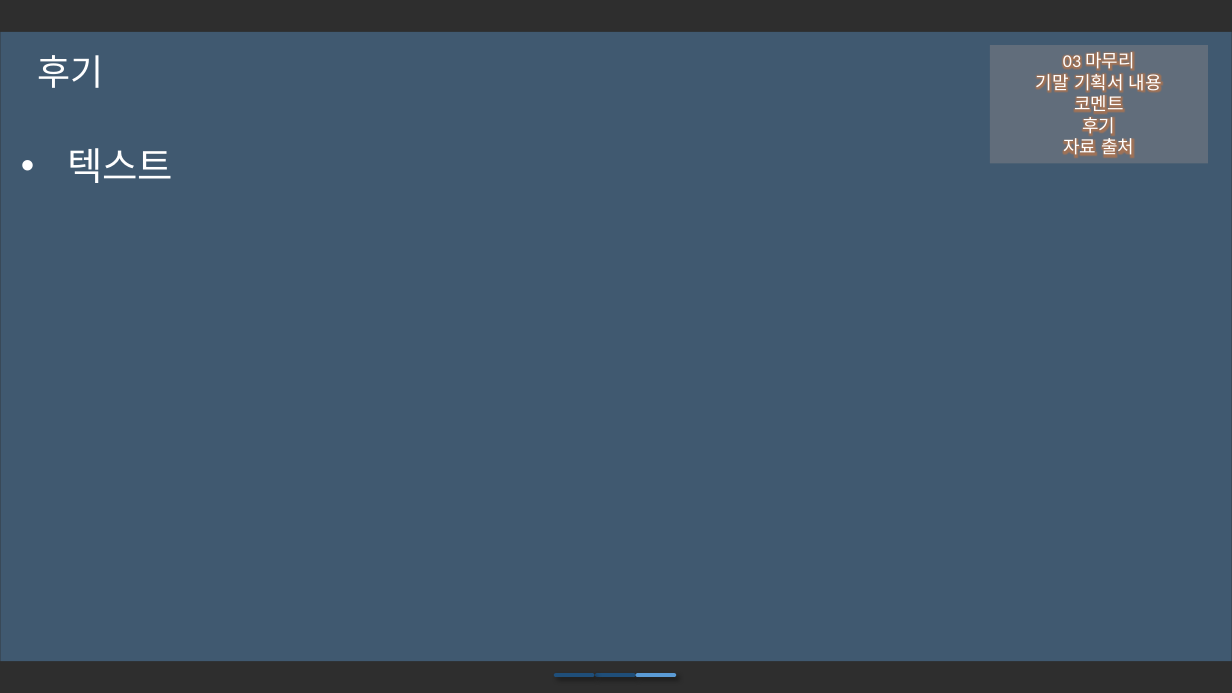
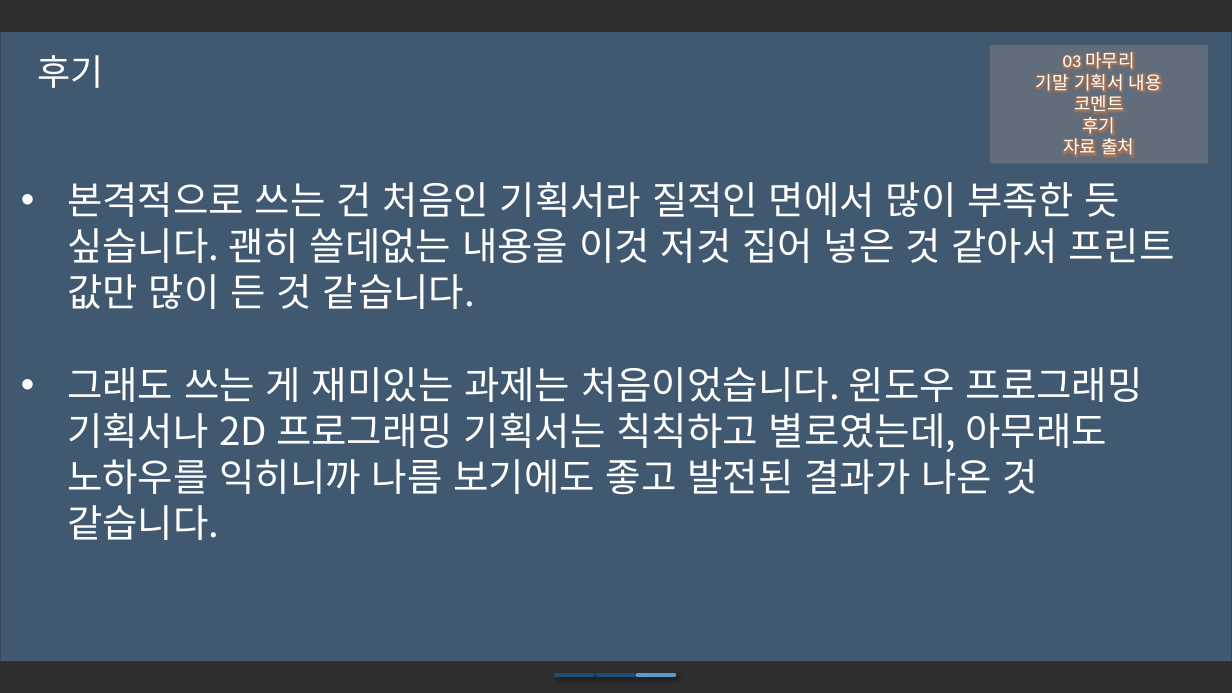
Before and after one commit to iconstudio/2017-Platformer, a slide deck: slide 22 of slides/Cosmos_20171105.pptx. Drawn at 1232x693 pixels with LibreOffice and Linux fonts; fonts in the diff are those of the drawing; background and template pictures are left out; a plain dark background stands for a picture behind light text. Boxes give left, top, right and bottom in pixels: in the first picture for what was removed or moved away, otherwise in the second. Text is boxed around its words. In the diff, an @@ line names an element or a change of style, - is before the commit and + after.

Commit message:
Slideshow completed.

```diff
--- a/slides/Cosmos_20171105.pptx
+++ b/slides/Cosmos_20171105.pptx
@@ text removed at (67, 148, 173, 183) @@
-• 텍스트
@@ text added at (67, 182, 1174, 540), 30 pt, text #FFFFFF @@
+• 본격적으로 쓰는 건 처음인 기획서라 질적인 면에서 많이 부족한 듯 싶습니다. 괜히 쓸데없는 내용을 이것 저것 집어 넣은 것 같아서 프린트 값만 많이 든 것 같습니다.
+• 그래도 쓰는 게 재미있는 과제는 처음이었습니다. 윈도우 프로그래밍 기획서나 2D 프로그래밍 기획서는 칙칙하고 별로였는데, 아무래도 노하우를 익히니까 나름 보기에도 좋고 발전된 결과가 나온 것 같습니다.
```
